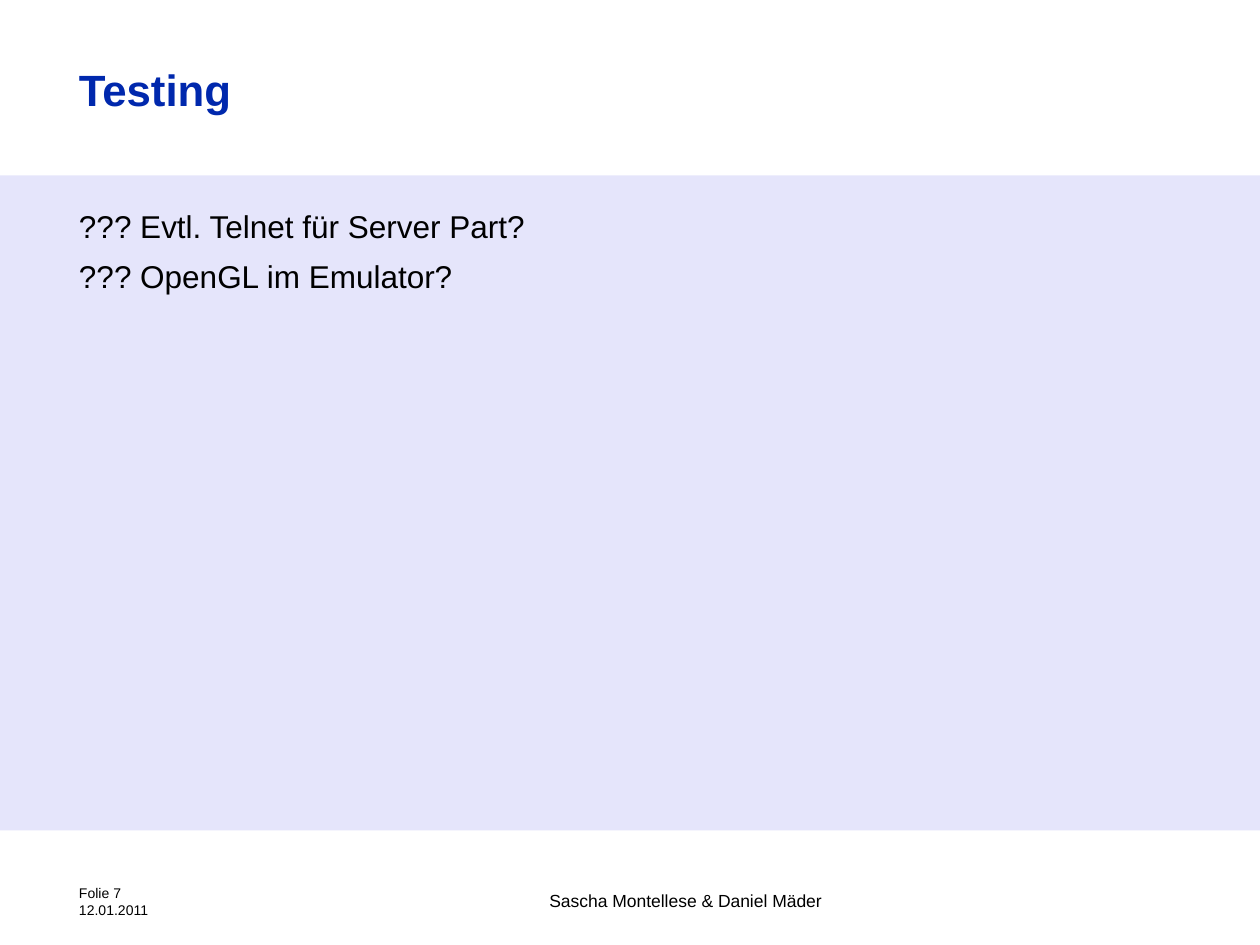
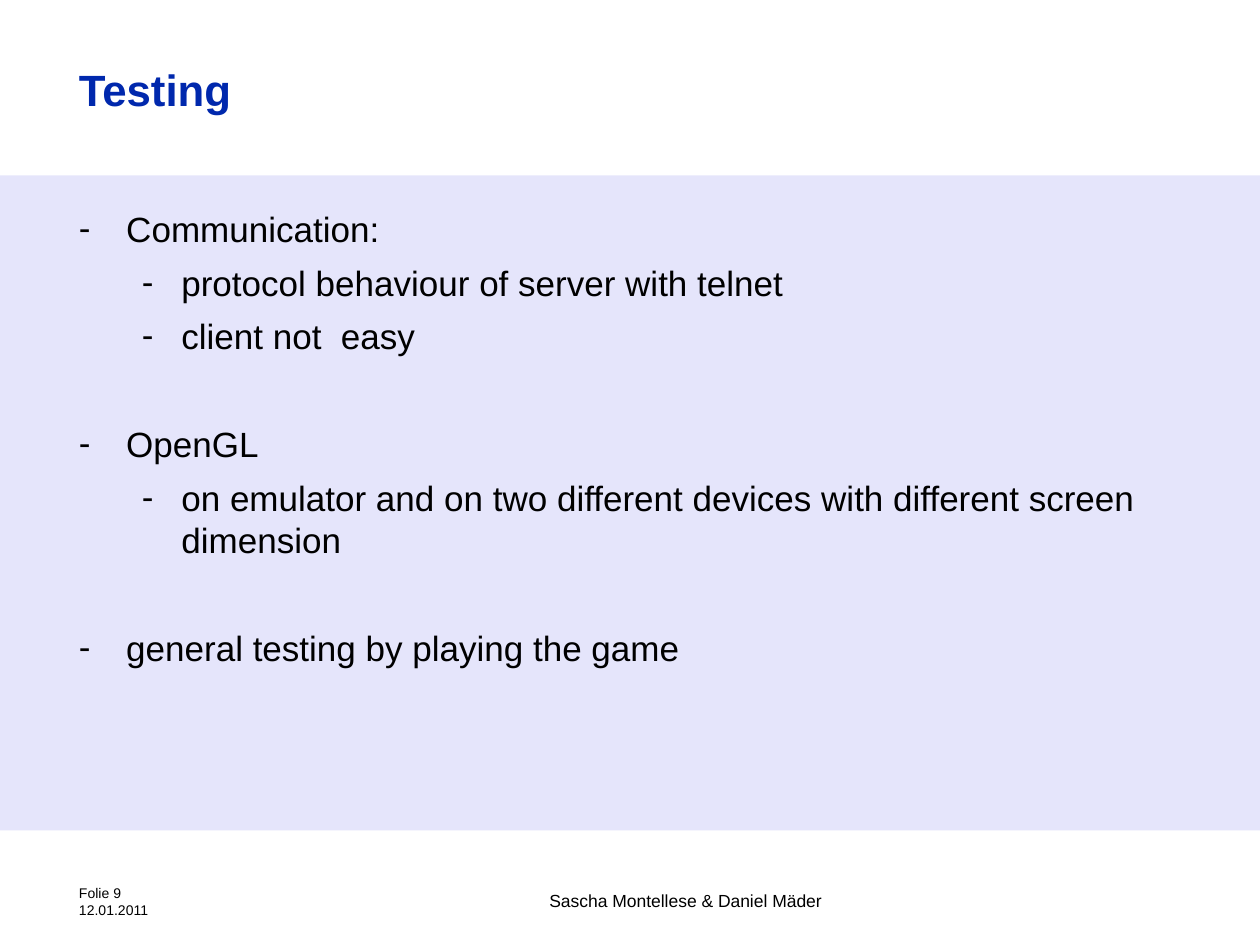
Before and after one commit to Montellese/TSM_MobOp, a slide deck: slide 9 of Starshooter.pptx (slide 7 before the commit). Drawn at 1260x945 pixels with LibreOffice and Linux fonts; fonts in the diff are those of the drawing; background and template pictures are left out. Boxes give left, top, right and bottom in pixels: in the first picture for what was removed or moved away, otherwise in the second. Text is boxed around its words. In the diff, an @@ line names an element or a change of style, - is before the commit and + after.

```diff
--- a/Starshooter.pptx
+++ b/Starshooter.pptx
@@ text at (126,216,1134,667): text changed; size 18 to 20 pt @@
-??? Evtl. Telnet für Server Part?
-??? OpenGL im Emulator?
+– Communication:
+  – protocol behaviour of server with telnet
+  – client not easy
+– OpenGL
+  – on emulator and on two different devices with different screen dimension
+– general testing by playing the game
@@ text at (79,888,148,915): text changed @@
-Folie 7
-12.01.2011
+Folie 9
+12.01.2011
```
Also in this commit, not shown: 3 other slides changed, 3 slides added, 2 slides removed, 2 other files.
